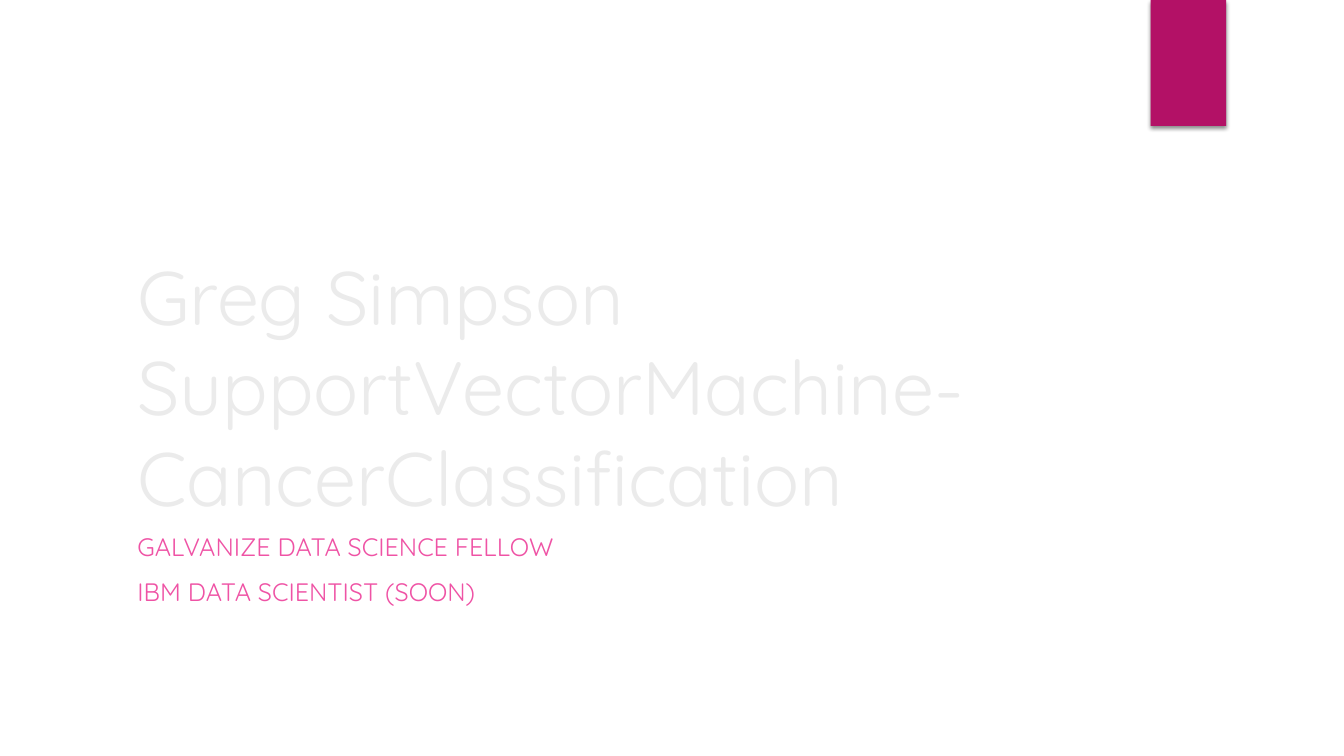
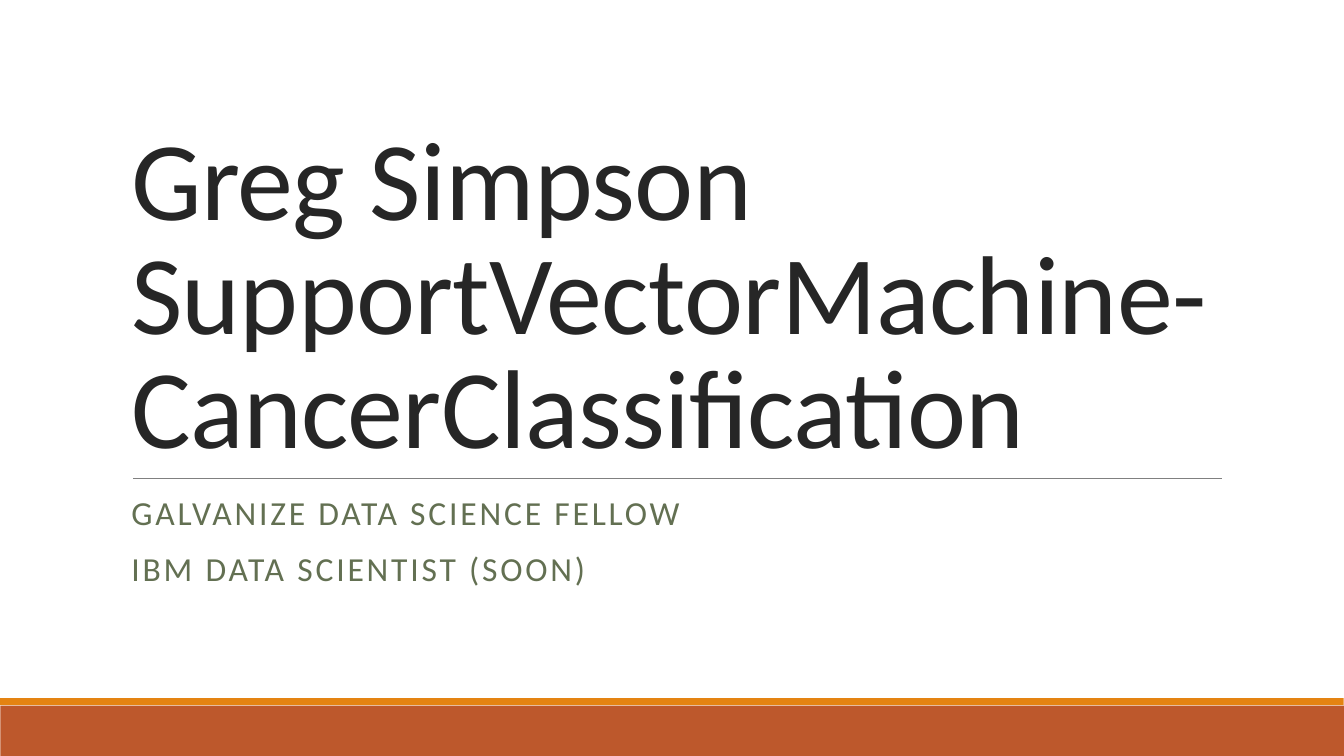
Before and after one commit to GregSimpson/SupportVectorMachine-CancerClassification, a slide deck: slide 2 of docs/gsimpson-CapstonePresentation.pptx (slide 1 before the commit). Drawn at 1344x756 pixels with LibreOffice and Linux fonts; fonts in the diff are those of the drawing; background and template pictures are left out. Boxes give left, top, right and bottom in pixels: in the first picture for what was removed or moved away, otherwise in the second. Text is boxed around its words. In the diff, an @@ line names an element or a change of style, - is before the commit and + after.

```diff
--- a/docs/gsimpson-CapstonePresentation.pptx
+++ b/docs/gsimpson-CapstonePresentation.pptx
@@ rectangle removed at (x1=1150, y1=0, x2=1226, y2=126) @@
@@ title "Greg Simpson SupportVectorMachine-CancerClassification" moved from (x1=127, y1=232, x2=1100, y2=527) to (x1=131, y1=143, x2=1206, y2=449) @@
@@ title "Greg Simpson SupportVectorMachine-CancerClassification" at (x1=131, y1=143, x2=1206, y2=449): size 54 to 80 pt, font Quicksand to Calibri, text colour #EBEBEB to #262626, letter spacing 0 to -0.5 pt; line spacing 1 to 0.85 @@
@@ line added from (133, 479) to (1222, 479), #808080 0.5 pt @@
@@ subtitle "GALVANIZE DATA SCIENCE FELLOW" moved from (x1=137, y1=538, x2=554, y2=606) to (x1=131, y1=503, x2=679, y2=586) @@
@@ subtitle "GALVANIZE DATA SCIENCE FELLOW" at (x1=131, y1=503, x2=679, y2=586): size 18 to 24 pt, font Quicksand to Calibri, text colour #EF53A5 to #637052, letter spacing 0 to 2 pt; line spacing 1 to 0.9; more space between paragraphs @@
@@ rectangle added at (x1=0, y1=706, x2=1344, y2=756), fill #BD582C @@
@@ rectangle added at (x1=0, y1=699, x2=1344, y2=706), fill #E48312 @@
```
Also in this commit, not shown: 10 other slides changed, 2 slides added, 1 slide removed, 3 other files.
